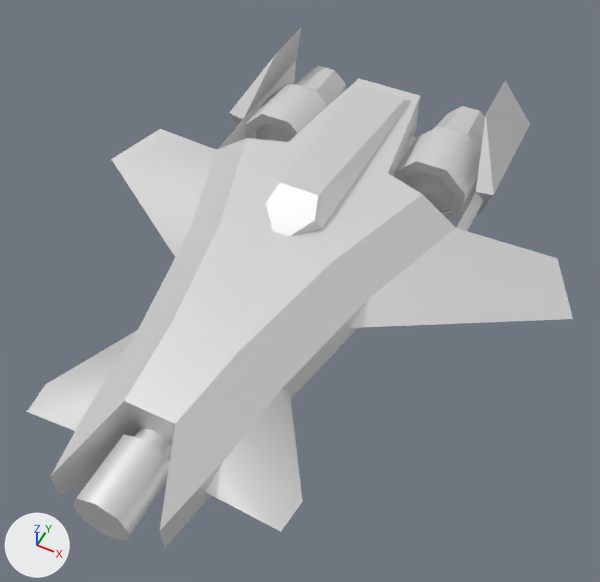
Before and after pictures for a commit that changed the glTF model glb/legvenator.glb.
Before and after are seen from a 50 mm lens placed at (19.2, -36.0, 43.5), pointed at (1.8, -1.3, 0.1). Arrows for +X, +Y and +Z are at lower left; the lights stay in place. The first picture is the older version. Where no turn or scale is listed for an object, it has been applied to the vertices.

Names of what the first picture shows: 'barrel', 'base', 'lblades', 'rblades', 'tailfins'.
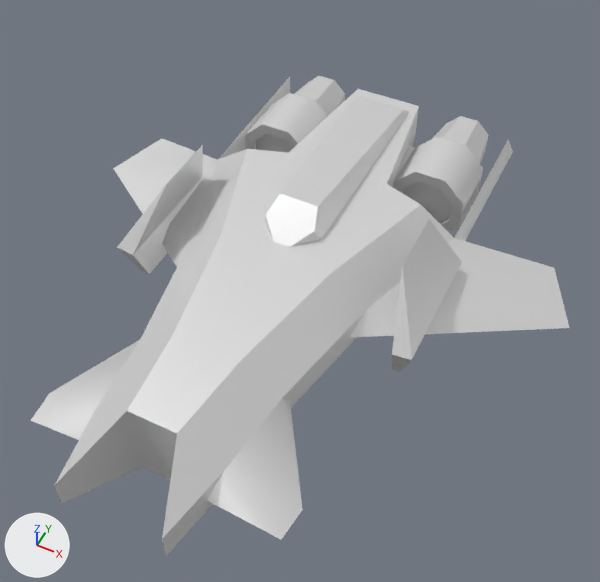
Changed parts and their boxes [x1, y1, x2, y2] in the pictures (600 x 582 px):
'base', moved
    before: [27, 66, 573, 548]
    after: [31, 76, 570, 556]
'tailfins', moved
    before: [229, 26, 530, 214]
    after: [117, 145, 462, 372]
'barrel', moved (not visible afterwards)
    before: [73, 428, 172, 542]
'lblades', moved
    before: [404, 171, 454, 213]
    after: [403, 182, 452, 222]
'rblades', moved
    before: [256, 124, 292, 142]
    after: [256, 134, 292, 153]

Patch to the scene script:
```diff
--- a/glb/legvenator.glb.py
+++ b/glb/legvenator.glb.py
@@ ob_base @@
 ob_base = bpy.data.objects.new('base', me_base)
-ob_base.location = (0.0, 0.0, 1.0)
+ob_base.location = (0.0, 0.0, 0.0)
@@ ob_barrel @@
 ob_barrel.parent = ob_base
-ob_barrel.location = (0.0, -14.25, 0.0)
+ob_barrel.location = (0.0, -0.25, 0.0)
@@ ob_lblades @@
 ob_lblades = bpy.data.objects.new('lblades', me_lblades)
-ob_lblades.location = (6.5, 11.4, 1.05)
+ob_lblades.location = (6.5, 11.4, 0.05)
@@ ob_rblades @@
 ob_rblades = bpy.data.objects.new('rblades', me_rblades)
-ob_rblades.location = (-6.5, 11.4, 1.05)
+ob_rblades.location = (-6.5, 11.4, 0.05)
@@ ob_tailfins @@
 ob_tailfins = bpy.data.objects.new('tailfins', me_tailfins)
-ob_tailfins.location = (0.0, 16.45, 1.64)
+ob_tailfins.location = (0.0, 0.25, 0.64)
```
